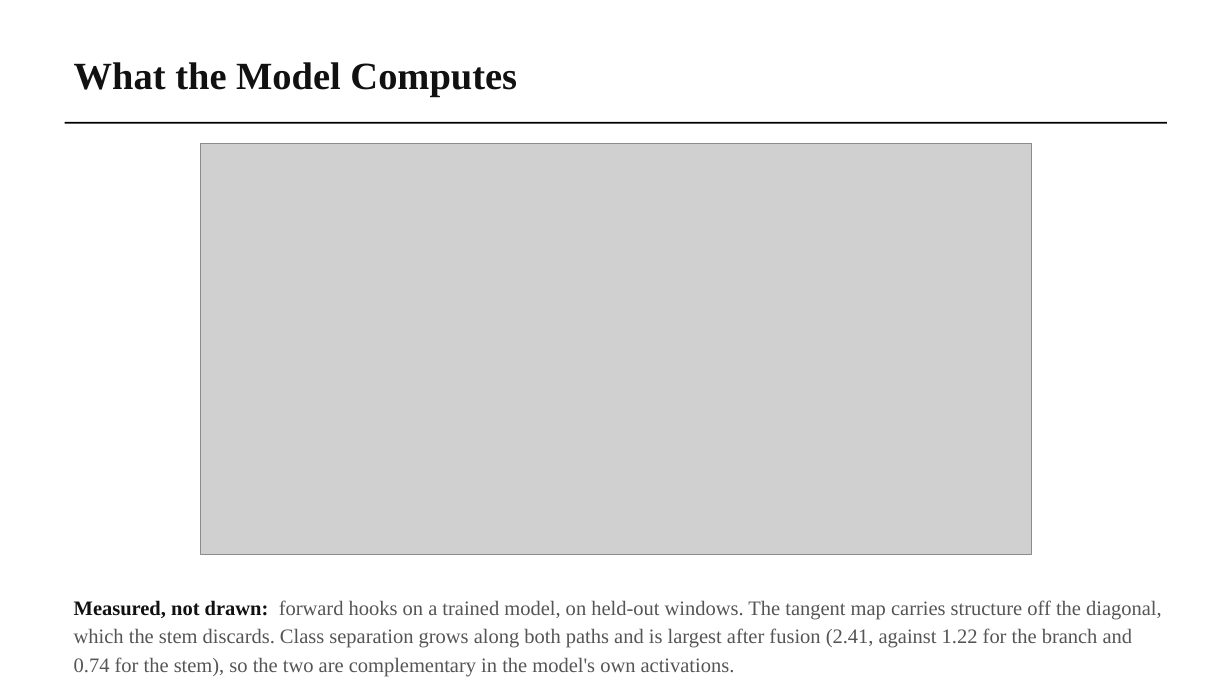
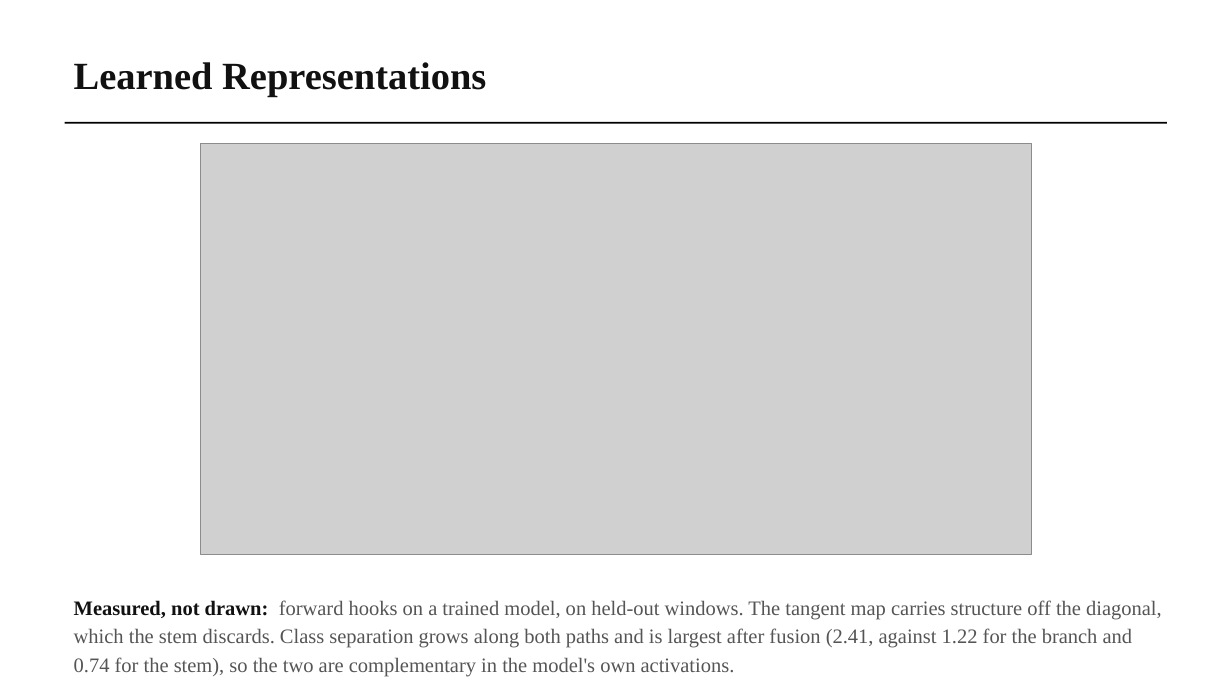
Before and after one commit to wshuv-o/calmnet, a slide deck: slide 11 of presentation/CALM-Net_final_presentation.pptx. Drawn at 1232x693 pixels with LibreOffice and Linux fonts; fonts in the diff are those of the drawing; grey boxes stand for pictures. Boxes give left, top, right and bottom in pixels: in the first picture for what was removed or moved away, otherwise in the second. Text is boxed around its words. In the diff, an @@ line names an element or a change of style, - is before the commit and + after.

```diff
--- a/presentation/CALM-Net_final_presentation.pptx
+++ b/presentation/CALM-Net_final_presentation.pptx
@@ text at box(74, 62, 486, 97): text changed @@
-What the Model Computes
+Learned Representations
```
Also in this commit, not shown: 13 other slides changed, 2 other files.
